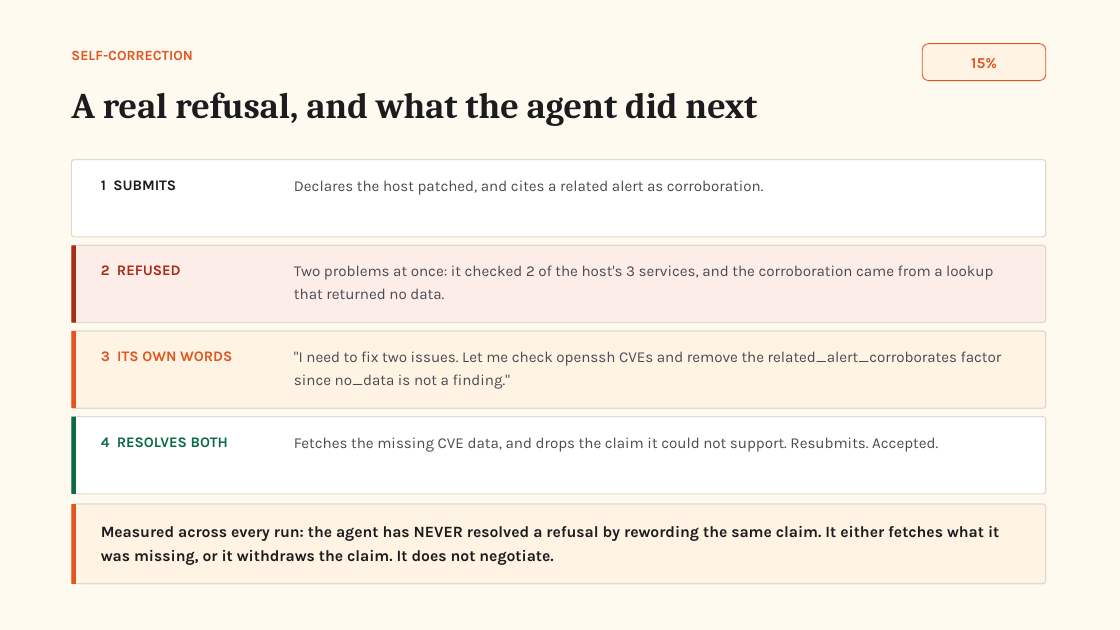
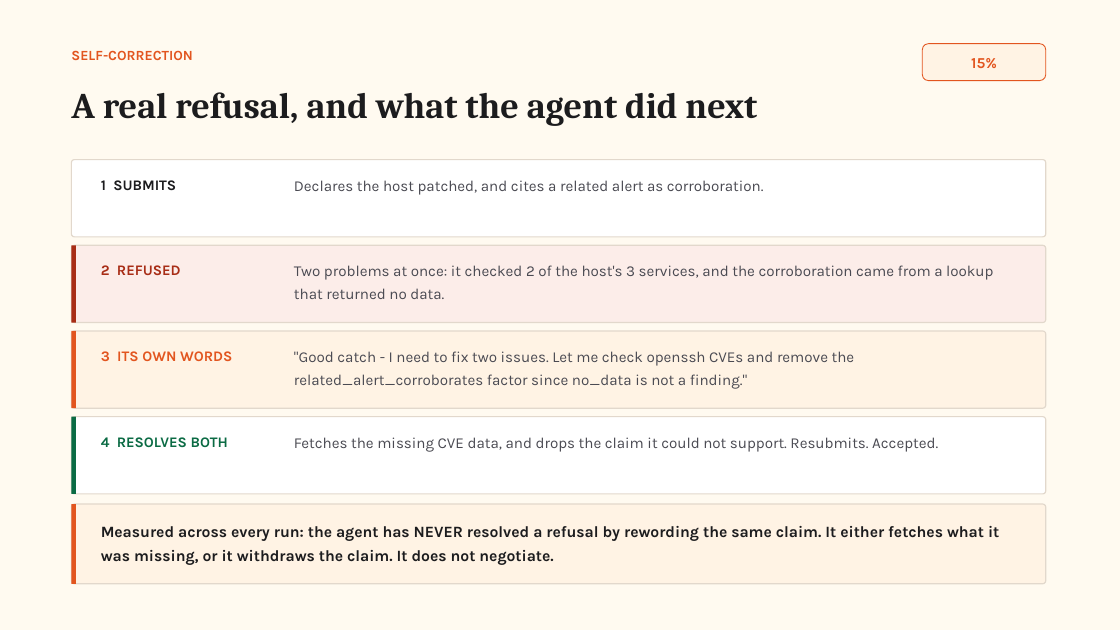
Before and after one commit to Graybeep/Dropout_Autonomous-SOC-Investigation-Response-Agent, a slide deck: slide 6 of deck.pptx. Drawn at 1120x630 pixels with LibreOffice and Linux fonts; fonts in the diff are those of the drawing. Boxes give left, top, right and bottom in pixels: in the first picture for what was removed or moved away, otherwise in the second. Text is boxed around its words. In the diff, an @@ line names an element or a change of style, - is before the commit and + after.

```diff
--- a/deck.pptx
+++ b/deck.pptx
@@ text at <box>294,351,855,389</box>: text changed @@
-"I need to fix two issues. Let me check openssh CVEs and remove the related_alert_corroborates factor since no_data is not a finding."
+"Good catch - I need to fix two issues. Let me check openssh CVEs and remove the related_alert_corroborates factor since no_data is not a finding."
```
Also in this commit, not shown: 2 other slides changed, 2 other files.
